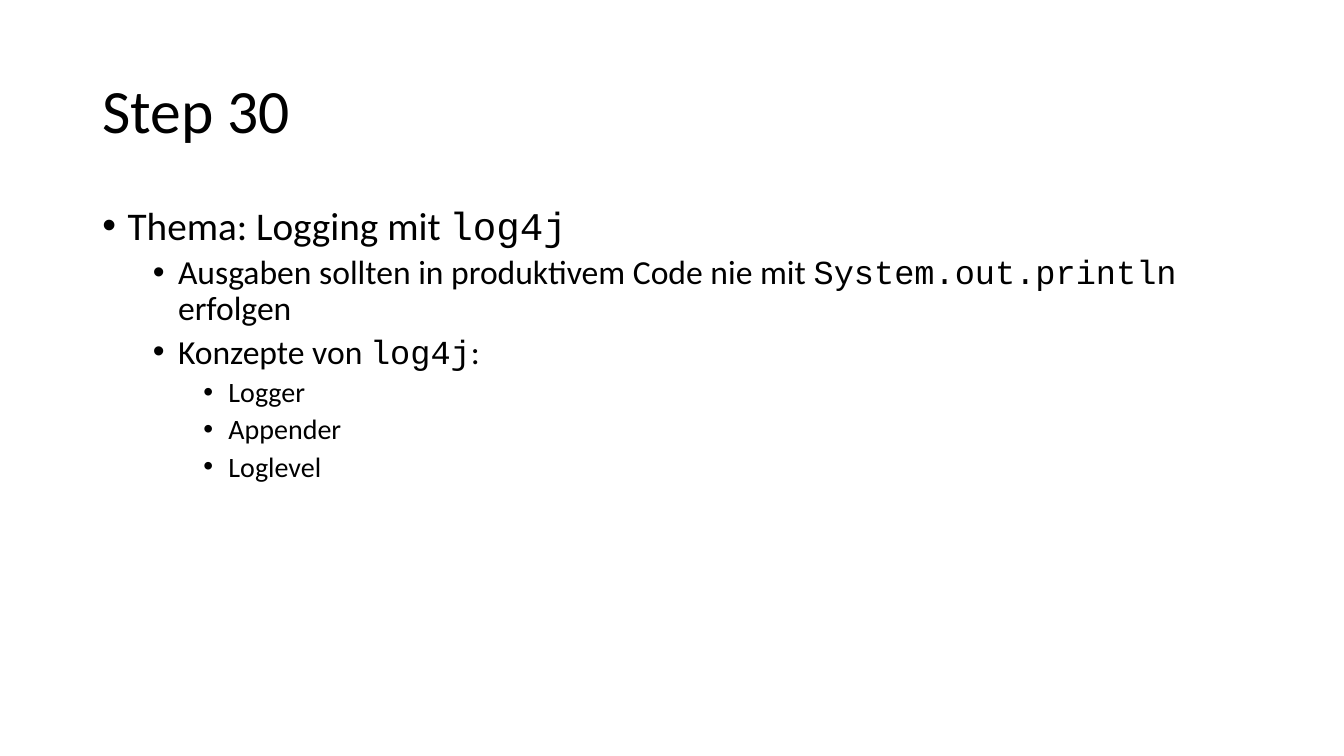
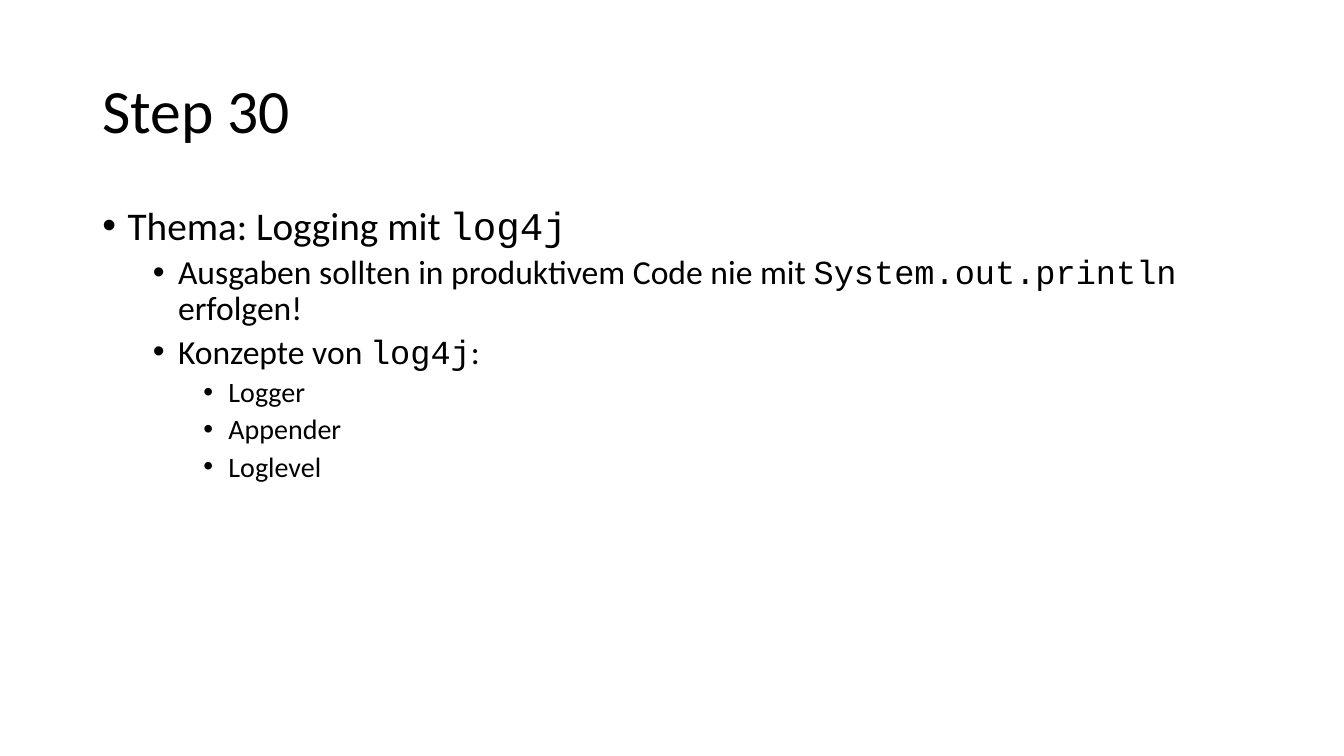
Before and after one commit to igeldo/PR4-SoSe23, a slide deck: slide 19 of Java-Starter.pptx (slide 11 before the commit). Drawn at 1344x756 pixels with LibreOffice and Linux fonts; fonts in the diff are those of the drawing. Boxes give left, top, right and bottom in pixels: in the first picture for what was removed or moved away, otherwise in the second. Text is boxed around its words. In the diff, an @@ line names an element or a change of style, - is before the commit and + after.

Commit message:
update presentation (up to step 0030)

```diff
--- a/Java-Starter.pptx
+++ b/Java-Starter.pptx
@@ text at (x1=178, y1=260, x2=1177, y2=326): text changed @@
-  • Ausgaben sollten in produktivem Code nie mit System.out.println erfolgen
+  • Ausgaben sollten in produktivem Code nie mit System.out.println erfolgen!
```
Also in this commit, not shown: 2 other slides changed, 8 slides added.
